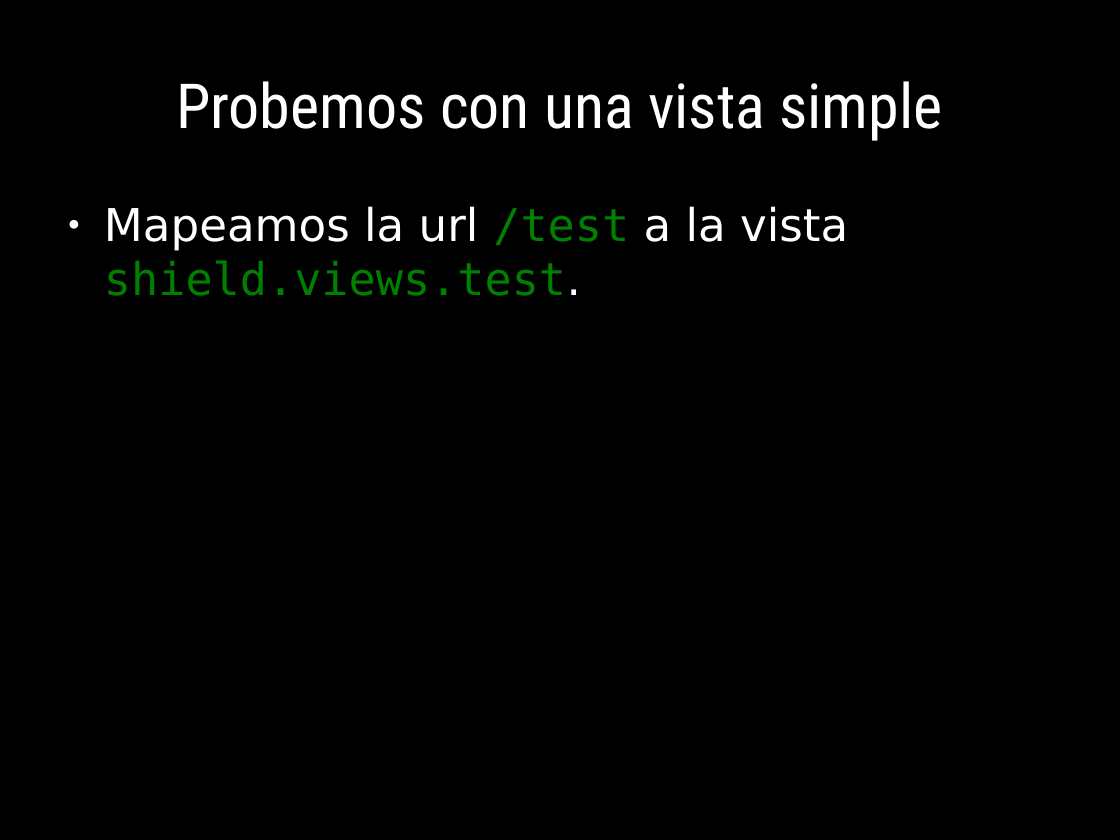
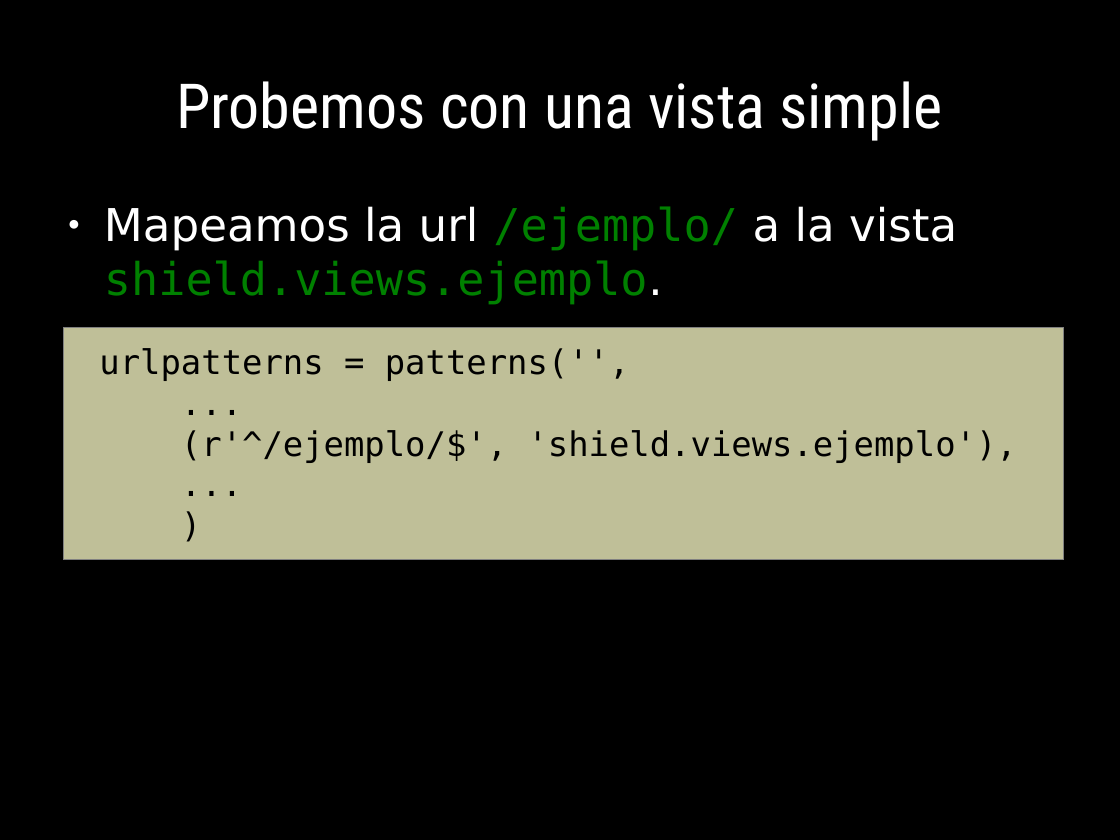
Before and after one commit to euribates/curso-django, a slide deck: slide 72 of presentacion/curso_django.odp (slide 70 before the commit). Drawn at 1120x840 pixels with LibreOffice and Linux fonts; fonts in the diff are those of the drawing. Boxes give left, top, right and bottom in pixels: in the first picture for what was removed or moved away, otherwise in the second. Text is boxed around its words. In the diff, an @@ line names an element or a change of style, - is before the commit and + after.

Commit message:
+ Terminada la presentaci?n, falta revisar y publicar
+ La aplicaci?n de ejemplo "shield" se ha pasada a un
  repositorio propio en mercurial:
  https://bitbucket.org/euribates/shield

```diff
--- a/presentacion/curso_django.odp
+++ b/presentacion/curso_django.odp
@@ text at (x1=104, y1=206, x2=957, y2=305): text changed; font DejaVu Sans to DejaVu Sans Mono; text colour #FFFFFF to #008000 @@
-● Mapeamos la url /test a la vista shield.views.test.
+● Mapeamos la url /ejemplo/ a la vista shield.views.ejemplo.
@@ rectangle added at (x1=64, y1=328, x2=1064, y2=560), fill #FFFFCC at 75% opacity, outline #808080 0 pt @@
@@ text added at (x1=99, y1=348, x2=1017, y2=463), 24 pt, text #000000 @@
+urlpatterns = patterns('',
+...
+(r'^/ejemplo/$', 'shield.views.ejemplo'),
+...
+)
```
Also in this commit, not shown: 4 other slides changed, 26 slides added, 22 other files.
